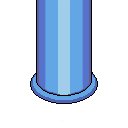
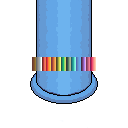
The second 128 × 128 image is a revision of the first. Changes to its layers:
added layer "Colours copy" above "ring_s" over [32, 57, 96, 71]
painted on "ring_s" over [31, 78, 97, 103]
painted on "säuleBtm_S" over [37, 0, 91, 95]
